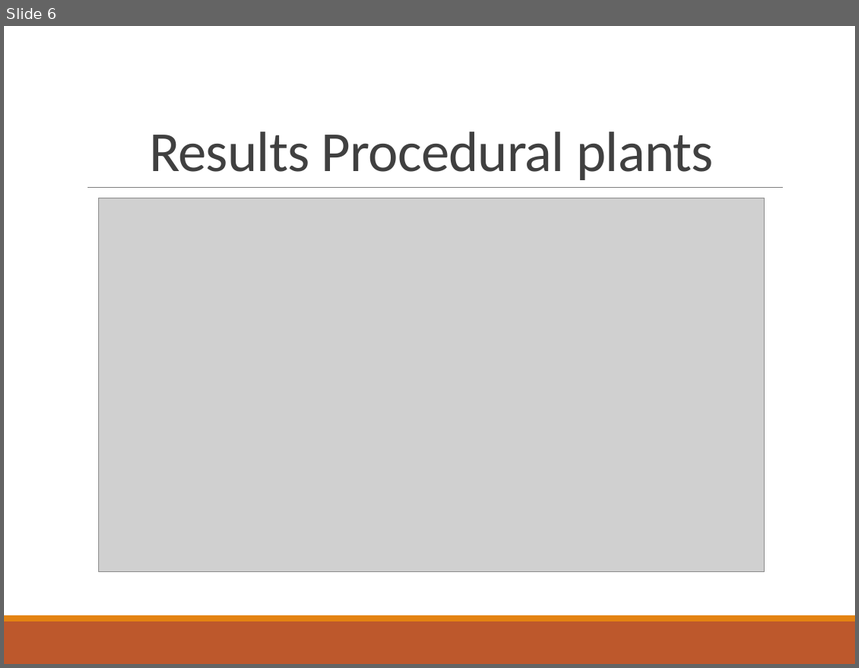
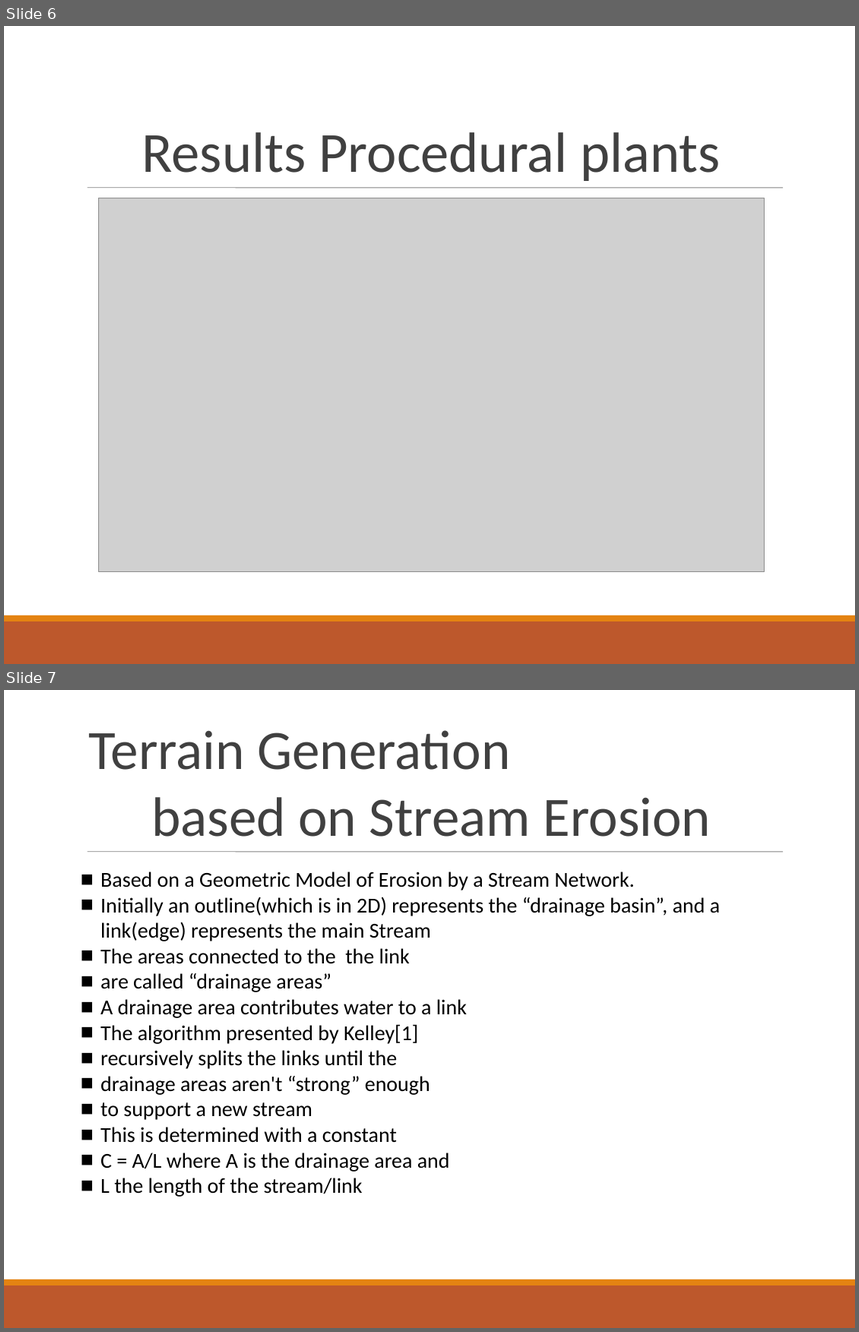
Before and after one commit to Philipp-M/ACG, a slide deck: proceduralTerrainAndTrees_project2/presentation/Advanced Computer Graphics.pptx. Shown one above the other, each under a label of ours: slide 6 before the commit, slides 6 and 7 after it. The pictures are 859x668 and 859x1332 pixels, drawn with LibreOffice and Linux fonts; fonts in the diff are those of the drawing; grey boxes stand for pictures. Boxes give left, top, right and bottom in pixels: in the first picture for what was removed or moved away, otherwise in the second. Text is boxed around its words. In the diff, an @@ line names an element or a change of style, - is before the commit and + after.

```diff
--- a/proceduralTerrainAndTrees_project2/presentation/Advanced Computer Graphics.pptx
+++ b/proceduralTerrainAndTrees_project2/presentation/Advanced Computer Graphics.pptx
@@ slide 7 added at (x1=4, y1=690, x2=855, y2=1328), background #FFFFFF; not listed: 3 template elements that a slide beside it also shows @@
@@ text added at (x1=89, y1=730, x2=712, y2=837), 47 pt, text #404040 @@
+Terrain Generation
+based on Stream Erosion
@@ text added at (x1=101, y1=872, x2=720, y2=1197), 18 pt, text #000000 @@
+■ Based on a Geometric Model of Erosion by a Stream Network.
+■ Initially an outline(which is in 2D) represents the “drainage basin”, and a link(edge) represents the main Stream
+■ The areas connected to the the link
+  are called “drainage areas”
+■ A drainage area contributes water to a link
+■ The algorithm presented by Kelley[1]
+  recursively splits the links until the
+  drainage areas aren't “strong” enough
+  to support a new stream
+■ This is determined with a constant
+  C = A/L where A is the drainage area and
+  L the length of the stream/link
@@ slide 6 changed as well @@
@@ text "Results Procedural plants" at (x1=142, y1=132, x2=721, y2=181): letter spacing -0.5 to 0 pt; line spacing 0.85 to 1 @@
@@ line (88, 188) - (783, 188): stroke #808080 0.5 pt to #808080 0.51 pt @@
```
Also in this commit, not shown: 5 other slides changed, 11 other slides added, 1 slide removed, 2 other files.
